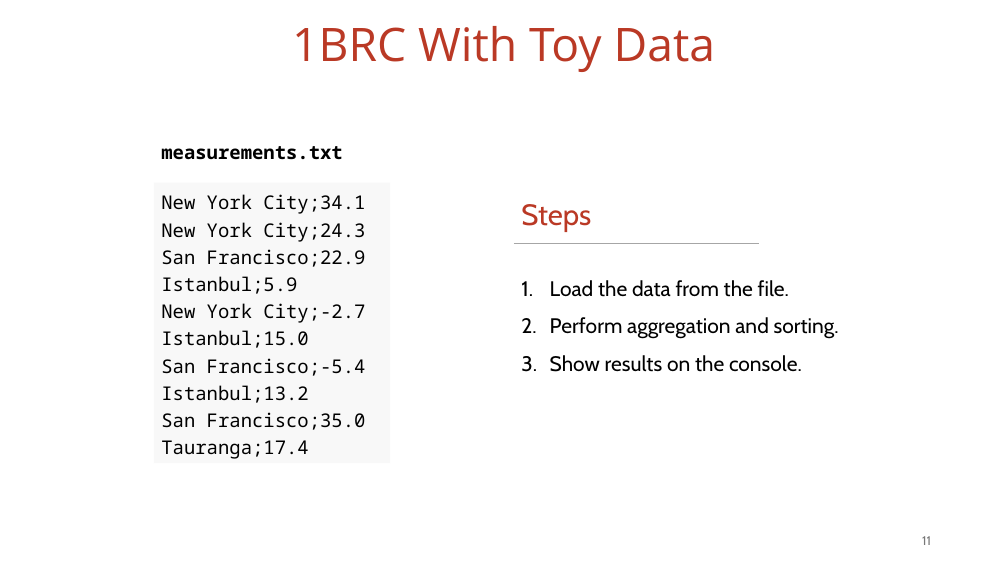
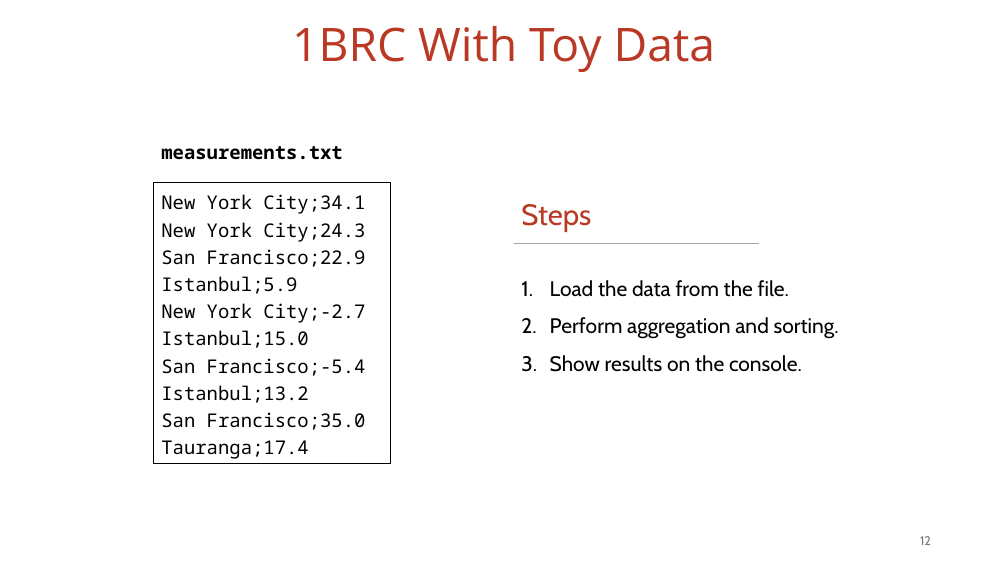
Before and after one commit to vmzakharov/missing-dataframe-talk, a slide deck: slide 12 of presentation/Missing_Dataframe_Short.pptx (slide 11 before the commit). Drawn at 1008x567 pixels with LibreOffice and Linux fonts; fonts in the diff are those of the drawing. Boxes give left, top, right and bottom in pixels: in the first picture for what was removed or moved away, otherwise in the second. Text is boxed around its words. In the diff, an @@ line names an element or a change of style, - is before the commit and + after.

```diff
--- a/presentation/Missing_Dataframe_Short.pptx
+++ b/presentation/Missing_Dataframe_Short.pptx
@@ rectangle "New York City;34.1" at box(154, 183, 390, 464): fill #F8F8F8 to #FFFFFF; outline none to #000000 0.75 pt @@
@@ page number at box(920, 536, 931, 545): text changed @@
-11
+12
```
Also in this commit, not shown: 12 other slides changed, 2 slides added, 1 other file.
